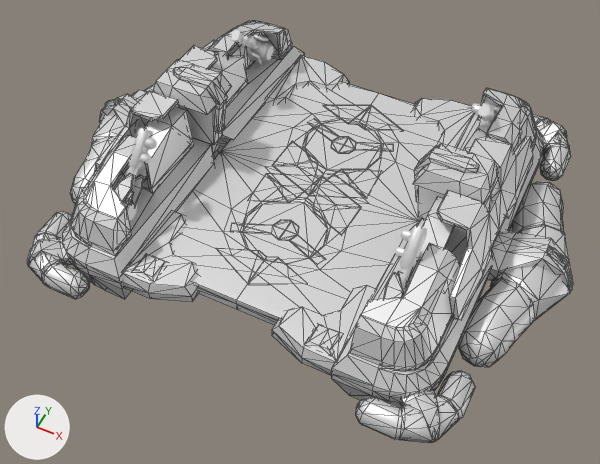
The glTF model glb/legfhp.glb, before and after one commit.
Camera for both pictures: a 50 mm camera at (61.5, -131.7, 147.6) aimed at (1.5, -11.6, -2.5). Every picture has the same lights, and +X, +Y and +Z are marked at lower left. The first picture is the older version. Both versions are drawn at frame 0 of the action 'ActivateClose'; the numbers are the values there. Mesh edges are drawn as thin lines on the coarser meshes.

In view in the first picture: 'base', 'cov1_big', 'cov1_small', 'cov2_big', 'cov2_small', 'cov3_big', 'cov3_small', 'cov4_big', 'cov4_small', 'fan1', 'fan2', 'nano3', 'nano4' and 12 more.
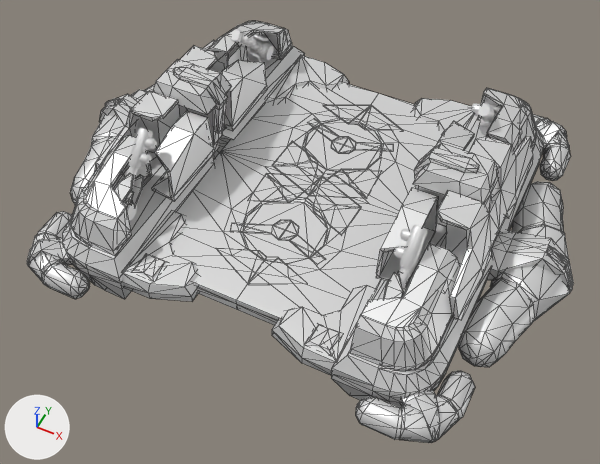
The change, as a list of edits to the scene's bpy script:
```text
Change ob_cov1_small:
    ob_cov1_small.location: (2.366, -11.69, -11.17) -> (-3.634, -11.69, -11.17)
Change ob_cov2_small:
    ob_cov2_small.location: (-3.634, -11.69, -11.17) -> (2.366, -11.69, -11.17)
Change ob_cov3_small:
    ob_cov3_small.location: (2.366, 6.31, -11.17) -> (-3.634, 6.31, -11.17)
Change ob_cov4_small:
    ob_cov4_small.location: (-3.634, 6.31, -11.17) -> (2.366, 6.31, -11.17)
```

Where the change shows, as pixel boxes (x1, y1, x2, y2) in the pictures (600 x 464 px):
'cov4_small', moved: before (143, 107, 194, 193); after (152, 111, 215, 201)
'cov3_small', moved: before (407, 196, 455, 286); after (376, 188, 438, 284)
'cov2_small', moved: before (209, 55, 248, 108); after (221, 60, 267, 131)
'cov1_small', moved (mostly hidden before): before (463, 128, 487, 152); after (435, 121, 474, 151)
